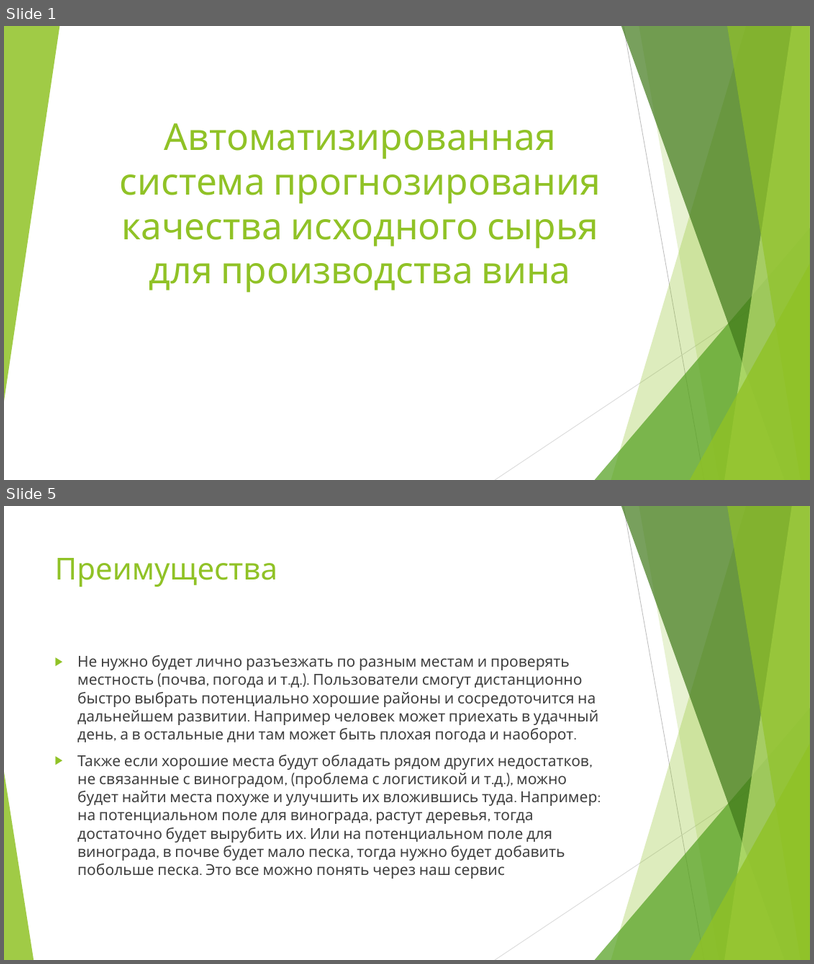
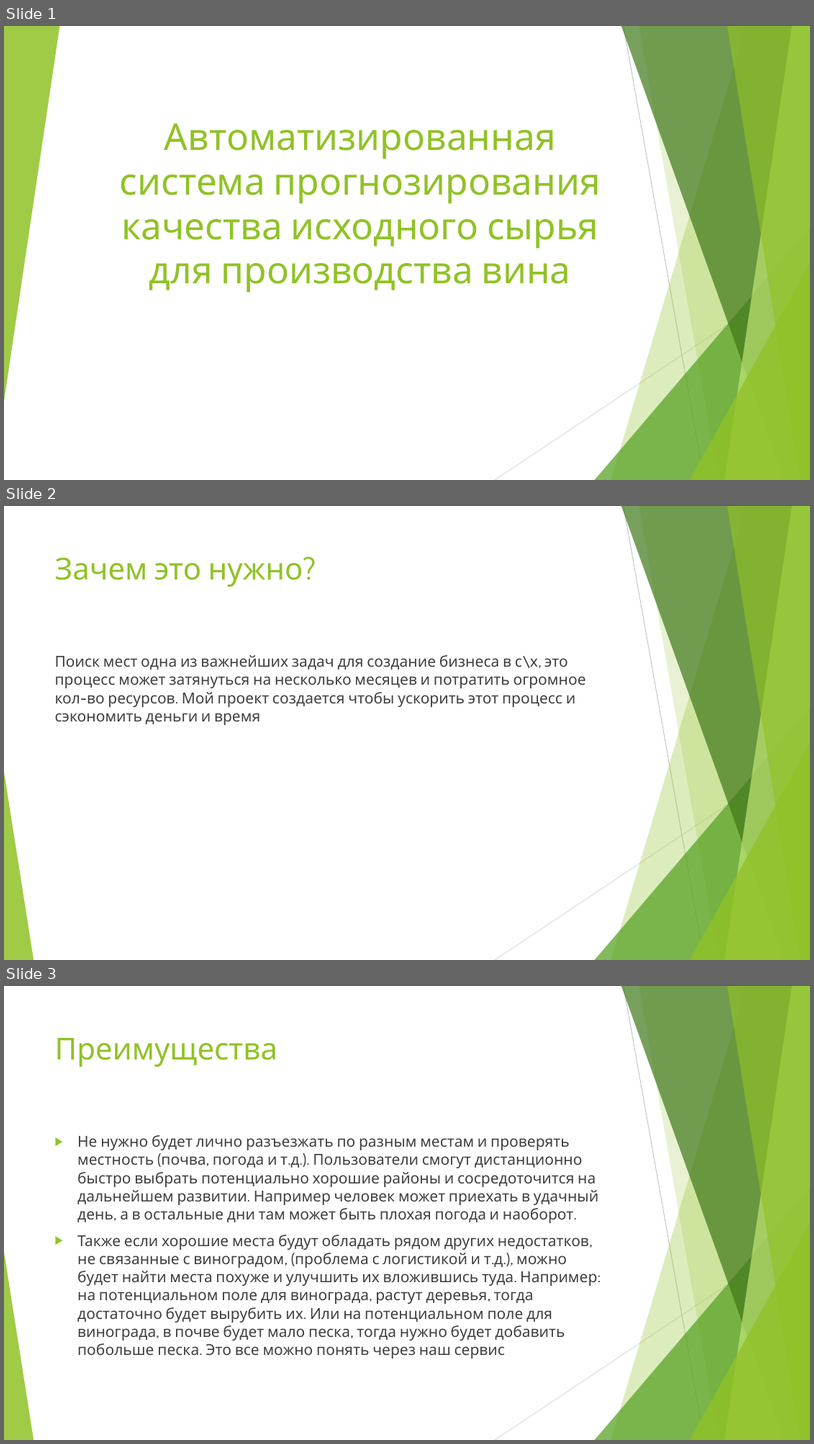
Before and after one commit to rzrka/vineyard, a slide deck: source/диплом.pptx. Shown one above the other, each under a label of ours: slides 1 and 5 before the commit, slides 1, 2 and 3 after it; the slides between them are not shown. The pictures are 814x964 and 814x1444 pixels, drawn with LibreOffice and Linux fonts; fonts in the diff are those of the drawing. Boxes give left, top, right and bottom in pixels: in the first picture for what was removed or moved away, otherwise in the second. Text is boxed around its words. In the diff, an @@ line names an element or a change of style, - is before the commit and + after.

```diff
--- a/source/диплом.pptx
+++ b/source/диплом.pptx
@@ slide 2 added at [4,506,810,960], background #FFFFFF; not listed: 10 template elements that a slide beside it also shows @@
@@ title added at [55,557,304,587], 36 pt, text #90C226 @@
+Зачем это нужно?
@@ text added at [55,655,586,725], 18 pt, text #404040 @@
+Поиск мест одна из важнейших задач для создание бизнеса в с\х, это процесс может затянуться на несколько месяцев и потратить огромное кол-во ресурсов. Мой проект создается чтобы ускорить этот процесс и сэкономить деньги и время
@@ what was slide 5 is now slide 3 @@
```
Also in this commit, not shown: 3 slides changed, 1 other slide added, 2 slides removed, 49 other files.
